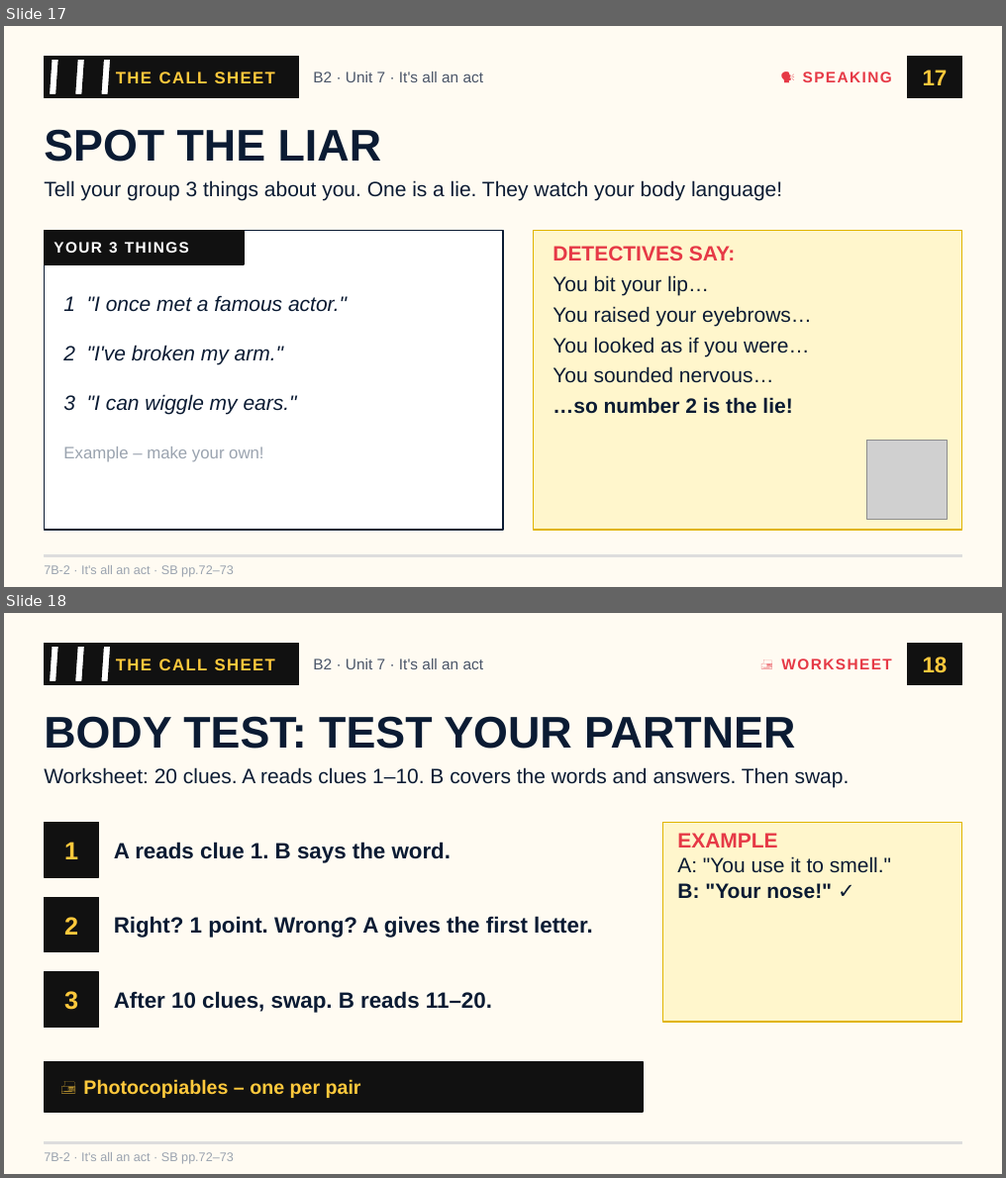
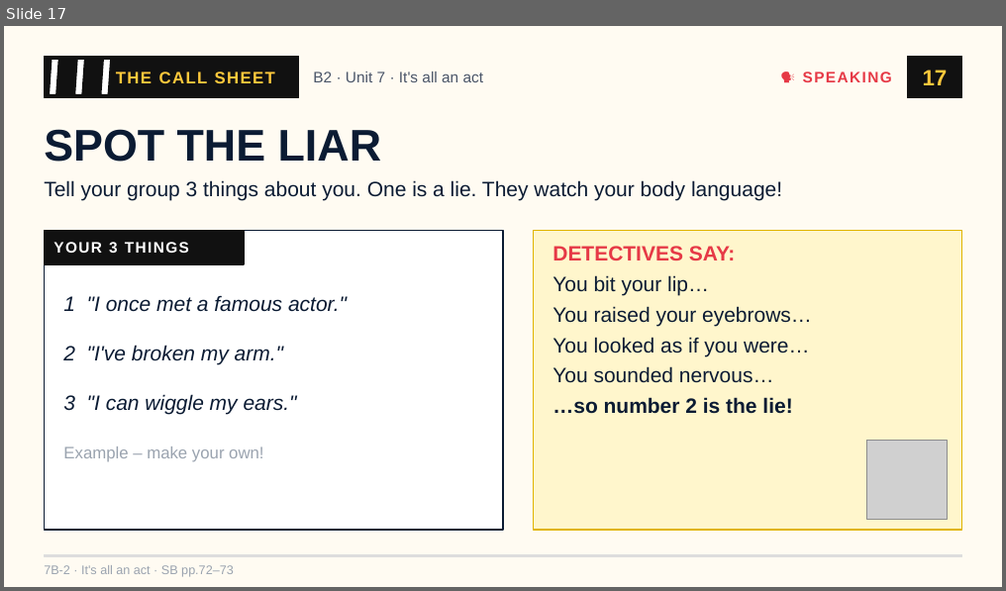
Before and after one commit to londonlanguageschool/Bagheria-, a slide deck: materials/B2/B2_7B-2_Its_all_an_act.pptx. Shown one above the other, each under a label of ours: slides 17 and 18 before the commit, slide 17 after it. The pictures are 1006x1178 and 1006x591 pixels, drawn with LibreOffice and Linux fonts; fonts in the diff are those of the drawing; grey boxes stand for pictures. Boxes give left, top, right and bottom in pixels: in the first picture for what was removed or moved away, otherwise in the second. Text is boxed around its words. In the diff, an @@ line names an element or a change of style, - is before the commit and + after.

```diff
--- a/materials/B2/B2_7B-2_Its_all_an_act.pptx
+++ b/materials/B2/B2_7B-2_Its_all_an_act.pptx
@@ slide 18 removed at (x1=4, y1=613, x2=1002, y2=1174), background #FFFBF2 @@
@@ rectangle removed at (x1=44, y1=643, x2=298, y2=685) @@
@@ parallelogram removed at (x1=49, y1=646, x2=58, y2=682) @@
@@ parallelogram removed at (x1=61, y1=646, x2=72, y2=682) @@
@@ parallelogram removed at (x1=75, y1=646, x2=85, y2=682) @@
@@ parallelogram removed at (x1=88, y1=646, x2=98, y2=682) @@
@@ parallelogram removed at (x1=101, y1=646, x2=111, y2=682) @@
@@ text removed at (x1=116, y1=659, x2=275, y2=670) @@
-THE CALL SHEET
@@ text removed at (x1=313, y1=659, x2=484, y2=669) @@
-B2 · Unit 7 · It's all an act
@@ text removed at (x1=781, y1=659, x2=891, y2=669) @@
-🖨 WORKSHEET
@@ rectangle removed at (x1=907, y1=643, x2=962, y2=685) @@
@@ text removed at (x1=923, y1=657, x2=947, y2=673) @@
-18
@@ text removed at (x1=44, y1=716, x2=795, y2=749) @@
-BODY TEST: TEST YOUR PARTNER
@@ text removed at (x1=44, y1=767, x2=849, y2=787) @@
-Worksheet: 20 clues. A reads clues 1–10. B covers the words and answers. Then swap.
@@ rectangle removed at (x1=44, y1=823, x2=99, y2=877) @@
@@ text removed at (x1=64, y1=842, x2=78, y2=860) @@
-1
@@ text removed at (x1=114, y1=842, x2=450, y2=863) @@
-A reads clue 1. B says the word.
@@ rectangle removed at (x1=662, y1=823, x2=962, y2=1022) @@
@@ text removed at (x1=677, y1=833, x2=891, y2=899) @@
-EXAMPLE
-A: "You use it to smell."
-B: "Your nose!" ✓
@@ rectangle removed at (x1=44, y1=897, x2=99, y2=953) @@
@@ text removed at (x1=64, y1=917, x2=78, y2=935) @@
-2
@@ text removed at (x1=114, y1=916, x2=593, y2=938) @@
-Right? 1 point. Wrong? A gives the first letter.
@@ rectangle removed at (x1=44, y1=972, x2=99, y2=1027) @@
@@ text removed at (x1=64, y1=991, x2=78, y2=1010) @@
-3
@@ text removed at (x1=114, y1=991, x2=492, y2=1013) @@
-After 10 clues, swap. B reads 11–20.
@@ rectangle removed at (x1=44, y1=1062, x2=643, y2=1112) @@
@@ text removed at (x1=83, y1=1079, x2=361, y2=1098) @@
-🖨 Photocopiables – one per pair
@@ rectangle removed at (x1=44, y1=1142, x2=962, y2=1144) @@
@@ text removed at (x1=44, y1=1153, x2=234, y2=1164) @@
-7B-2 · It's all an act · SB pp.72–73
```
Also in this commit, not shown: 1 slide changed, 2 slides added, 7 other files.
